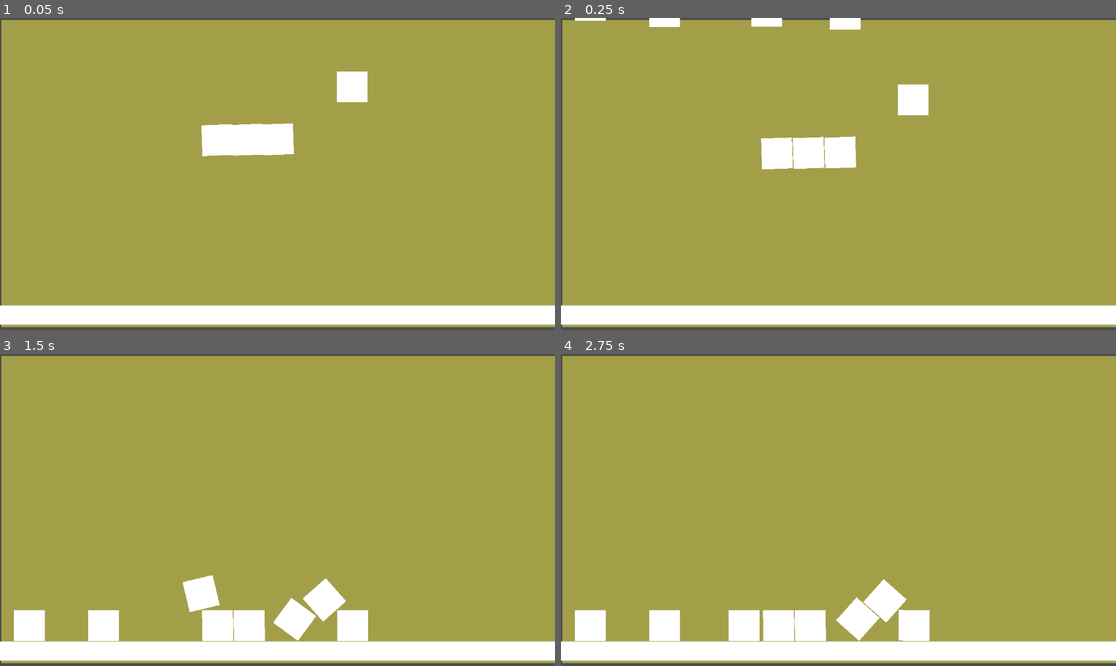
Above: before the commit, frames 1-4 (two rows, left to right).
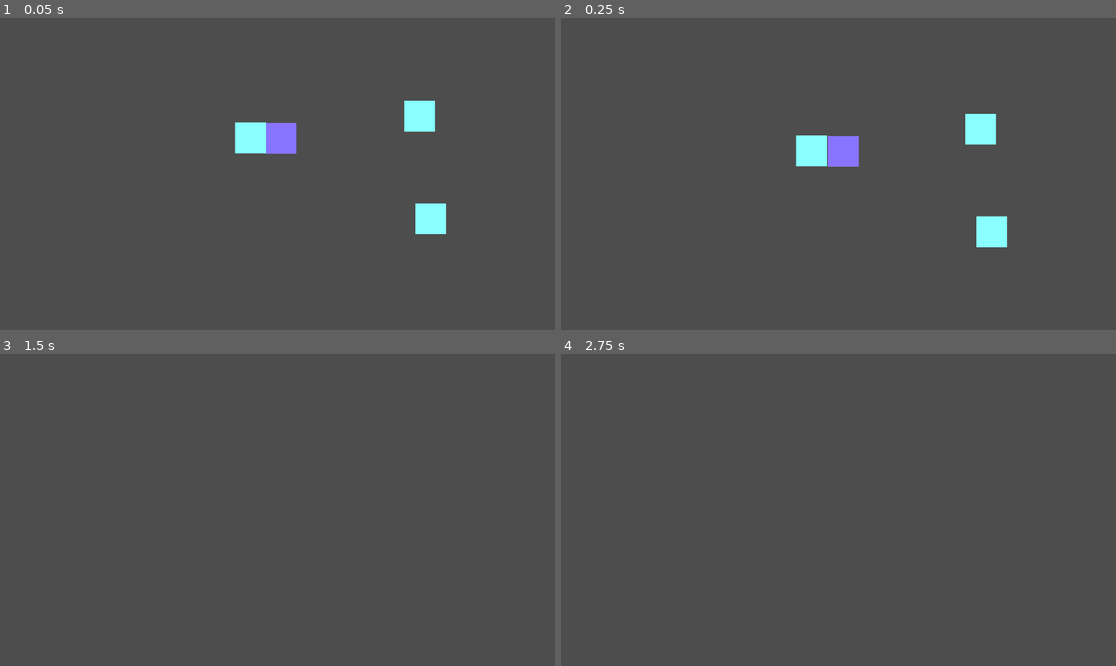
Above: after the commit, the same moments.

Repository: Bonatrix/trilha-godot
Game: Godot game, scene res://objects/pulo.tscn
The game is run twice, just before and just after one commit, with the same random seed, the same clock (stepped at 60 frames per second) and the same inputs. Before the commit the project starts from res://node_2d.tscn.
Inputs:
- Up to frame 1 (0.05 s): no input
- Up to frame 2 (0.25 s): no input
- Up to frame 3 (1.5 s): no input
- Up to frame 4 (2.75 s): no input

The runs differ from the first frame. In frame 1, 98% of the frame differs, in the area x 0-100%, y 0-100%; in frame 2, 98%; in frame 3, 98%; in frame 4, 98%.

Commit message:
bloco diferente

Diff:
--- a/projeto-2/node_2d.tscn
+++ /dev/null
@@ -1,212 +0,0 @@
-[gd_scene load_steps=3 format=3 uid="uid://cjli0v4w57wix"]
-
-[sub_resource type="RectangleShape2D" id="RectangleShape2D_y32ns"]
-size = Vector2(66, 66)
-
-[sub_resource type="RectangleShape2D" id="RectangleShape2D_wtcfe"]
-size = Vector2(1161.5, 40)
-
-[node name="Node2D" type="Node2D"]
-position = Vector2(2, -9)
-
-[node name="ColorRect" type="ColorRect" parent="."]
-offset_left = 1.0
-offset_top = 13.0
-offset_right = 1161.0
-offset_bottom = 651.0
-color = Color(0.690196, 0.670588, 0.282353, 0.866667)
-
-[node name="RigidBody2D" type="RigidBody2D" parent="."]
-position = Vector2(-10, 12)
-
-[node name="CollisionShape2D" type="CollisionShape2D" parent="RigidBody2D"]
-position = Vector2(522, 249)
-shape = SubResource("RectangleShape2D_y32ns")
-
-[node name="ColorRect" type="ColorRect" parent="RigidBody2D/CollisionShape2D"]
-offset_left = -32.0
-offset_top = -32.0
-offset_right = 32.0
-offset_bottom = 32.0
-
-[node name="RigidBody2D9" type="RigidBody2D" parent="."]
-position = Vector2(-10, 12)
-
-[node name="CollisionShape2D" type="CollisionShape2D" parent="RigidBody2D9"]
-position = Vector2(522, 249)
-shape = SubResource("RectangleShape2D_y32ns")
-
-[node name="ColorRect" type="ColorRect" parent="RigidBody2D9/CollisionShape2D"]
-offset_left = -32.0
-offset_top = -32.0
-offset_right = 32.0
-offset_bottom = 32.0
-
-[node name="RigidBody2D10" type="RigidBody2D" parent="."]
-position = Vector2(-259, 500)
-
-[node name="CollisionShape2D" type="CollisionShape2D" parent="RigidBody2D10"]
-position = Vector2(522, 249)
-shape = SubResource("RectangleShape2D_y32ns")
-
-[node name="ColorRect" type="ColorRect" parent="RigidBody2D10/CollisionShape2D"]
-offset_left = -32.0
-offset_top = -32.0
-offset_right = 32.0
-offset_bottom = 32.0
-
-[node name="RigidBody2D11" type="RigidBody2D" parent="."]
-position = Vector2(2, 456)
-
-[node name="CollisionShape2D" type="CollisionShape2D" parent="RigidBody2D11"]
-position = Vector2(522, 249)
-shape = SubResource("RectangleShape2D_y32ns")
-
-[node name="ColorRect" type="ColorRect" parent="RigidBody2D11/CollisionShape2D"]
-offset_left = -32.0
-offset_top = -32.0
-offset_right = 32.0
-offset_bottom = 32.0
-
-[node name="RigidBody2D12" type="RigidBody2D" parent="."]
-position = Vector2(264, 471)
-
-[node name="CollisionShape2D" type="CollisionShape2D" parent="RigidBody2D12"]
-position = Vector2(522, 249)
-shape = SubResource("RectangleShape2D_y32ns")
-
-[node name="ColorRect" type="ColorRect" parent="RigidBody2D12/CollisionShape2D"]
-offset_left = -32.0
-offset_top = -32.0
-offset_right = 32.0
-offset_bottom = 32.0
-
-[node name="RigidBody2D13" type="RigidBody2D" parent="."]
-position = Vector2(-130, 497)
-
-[node name="CollisionShape2D" type="CollisionShape2D" parent="RigidBody2D13"]
-position = Vector2(522, 249)
-shape = SubResource("RectangleShape2D_y32ns")
-
-[node name="ColorRect" type="ColorRect" parent="RigidBody2D13/CollisionShape2D"]
-offset_left = -32.0
-offset_top = -32.0
-offset_right = 32.0
-offset_bottom = 32.0
-
-[node name="RigidBody2D14" type="RigidBody2D" parent="."]
-position = Vector2(447, 466)
-
-[node name="CollisionShape2D" type="CollisionShape2D" parent="RigidBody2D14"]
-position = Vector2(522, 249)
-shape = SubResource("RectangleShape2D_y32ns")
-
-[node name="ColorRect" type="ColorRect" parent="RigidBody2D14/CollisionShape2D"]
-offset_left = -32.0
-offset_top = -32.0
-offset_right = 32.0
-offset_bottom = 32.0
-
-[node name="RigidBody2D6" type="RigidBody2D" parent="."]
-position = Vector2(-309, -281)
-
-[node name="CollisionShape2D" type="CollisionShape2D" parent="RigidBody2D6"]
-position = Vector2(522, 249)
-shape = SubResource("RectangleShape2D_y32ns")
-
-[node name="ColorRect" type="ColorRect" parent="RigidBody2D6/CollisionShape2D"]
-offset_left = -32.0
-offset_top = -32.0
-offset_right = 32.0
-offset_bottom = 32.0
-
-[node name="RigidBody2D7" type="RigidBody2D" parent="."]
-position = Vector2(-463, -294)
-
-[node name="CollisionShape2D" type="CollisionShape2D" parent="RigidBody2D7"]
-position = Vector2(522, 249)
-shape = SubResource("RectangleShape2D_y32ns")
-
-[node name="ColorRect" type="ColorRect" parent="RigidBody2D7/CollisionShape2D"]
-offset_left = -32.0
-offset_top = -32.0
-offset_right = 32.0
-offset_bottom = 32.0
-
-[node name="RigidBody2D8" type="RigidBody2D" parent="."]
-position = Vector2(-438, 479)
-
-[node name="CollisionShape2D" type="CollisionShape2D" parent="RigidBody2D8"]
-position = Vector2(522, 249)
-shape = SubResource("RectangleShape2D_y32ns")
-
-[node name="ColorRect" type="ColorRect" parent="RigidBody2D8/CollisionShape2D"]
-offset_left = -32.0
-offset_top = -32.0
-offset_right = 32.0
-offset_bottom = 32.0
-
-[node name="RigidBody2D4" type="RigidBody2D" parent="."]
-position = Vector2(66, -276)
-
-[node name="CollisionShape2D" type="CollisionShape2D" parent="RigidBody2D4"]
-position = Vector2(522, 249)
-shape = SubResource("RectangleShape2D_y32ns")
-
-[node name="ColorRect" type="ColorRect" parent="RigidBody2D4/CollisionShape2D"]
-offset_left = -32.0
-offset_top = -32.0
-offset_right = 32.0
-offset_bottom = 32.0
-
-[node name="RigidBody2D5" type="RigidBody2D" parent="."]
-position = Vector2(-97, -282)
-
-[node name="CollisionShape2D" type="CollisionShape2D" parent="RigidBody2D5"]
-position = Vector2(522, 249)
-shape = SubResource("RectangleShape2D_y32ns")
-
-[node name="ColorRect" type="ColorRect" parent="RigidBody2D5/CollisionShape2D"]
-offset_left = -32.0
-offset_top = -32.0
-offset_right = 32.0
-offset_bottom = 32.0
-
-[node name="RigidBody2D3" type="RigidBody2D" parent="."]
-position = Vector2(-10, 12)
-
-[node name="CollisionShape2D" type="CollisionShape2D" parent="RigidBody2D3"]
-position = Vector2(522, 249)
-shape = SubResource("RectangleShape2D_y32ns")
-
-[node name="ColorRect" type="ColorRect" parent="RigidBody2D3/CollisionShape2D"]
-offset_left = -32.0
-offset_top = -32.0
-offset_right = 32.0
-offset_bottom = 32.0
-
-[node name="RigidBody2D2" type="RigidBody2D" parent="."]
-position = Vector2(207, -98)
-
-[node name="CollisionShape2D" type="CollisionShape2D" parent="RigidBody2D2"]
-position = Vector2(522, 249)
-shape = SubResource("RectangleShape2D_y32ns")
-
-[node name="ColorRect" type="ColorRect" parent="RigidBody2D2/CollisionShape2D"]
-offset_left = -32.0
-offset_top = -32.0
-offset_right = 32.0
-offset_bottom = 32.0
-
-[node name="StaticBody2D" type="StaticBody2D" parent="."]
-position = Vector2(1, 10)
-
-[node name="CollisionShape2D" type="CollisionShape2D" parent="StaticBody2D"]
-position = Vector2(576, 616)
-shape = SubResource("RectangleShape2D_wtcfe")
-
-[node name="ColorRect2" type="ColorRect" parent="StaticBody2D/CollisionShape2D"]
-offset_left = -583.0
-offset_top = -20.0
-offset_right = 577.0
-offset_bottom = 20.0
--- /dev/null
+++ b/projeto-2/objects/caixa.tscn
@@ -0,0 +1,17 @@
+[gd_scene load_steps=2 format=3 uid="uid://cvocrc6yrdlwv"]
+
+[sub_resource type="RectangleShape2D" id="RectangleShape2D_y32ns"]
+size = Vector2(66, 66)
+
+[node name="RigidBody2D3" type="RigidBody2D"]
+
+[node name="CollisionShape2D" type="CollisionShape2D" parent="."]
+position = Vector2(522, 249)
+shape = SubResource("RectangleShape2D_y32ns")
+
+[node name="ColorRect" type="ColorRect" parent="CollisionShape2D"]
+offset_left = -32.0
+offset_top = -32.0
+offset_right = 32.0
+offset_bottom = 32.0
+color = Color(0.537255, 1, 1, 1)
--- /dev/null
+++ b/projeto-2/objects/pulo.tscn
@@ -0,0 +1,22 @@
+[gd_scene load_steps=3 format=3 uid="uid://wpt3jsxrrmcn"]
+
+[ext_resource type="PackedScene" uid="uid://cvocrc6yrdlwv" path="res://objects/caixa.tscn" id="1_cpiol"]
+
+[sub_resource type="PhysicsMaterial" id="PhysicsMaterial_cpiol"]
+bounce = 0.66
+
+[node name="RigidBody2D3" instance=ExtResource("1_cpiol")]
+physics_material_override = SubResource("PhysicsMaterial_cpiol")
+
+[node name="ColorRect" parent="CollisionShape2D" index="0"]
+color = Color(0.537255, 0.454902, 1, 1)
+
+[node name="RigidBody2D3" parent="." index="1" instance=ExtResource("1_cpiol")]
+position = Vector2(349, -46)
+
+[node name="RigidBody2D4" parent="." index="2" instance=ExtResource("1_cpiol")]
+position = Vector2(372, 167)
+
+[node name="RigidBody2D5" parent="." index="3" instance=ExtResource("1_cpiol")]
+position = Vector2(-2, -1)
+mass = 895.0
--- a/projeto-2/project.godot
+++ b/projeto-2/project.godot
@@ -11,6 +11,6 @@
 [application]
 
 config/name="projeto 2"
-run/main_scene="res://node_2d.tscn"
+run/main_scene="uid://wpt3jsxrrmcn"
 config/features=PackedStringArray("4.4", "Forward Plus")
 config/icon="res://icon.svg"
